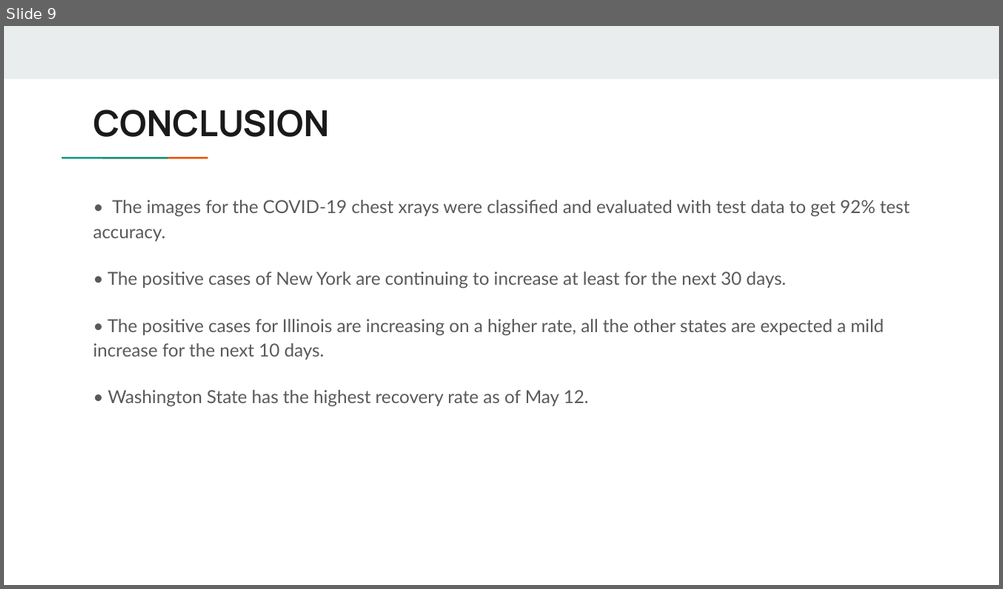
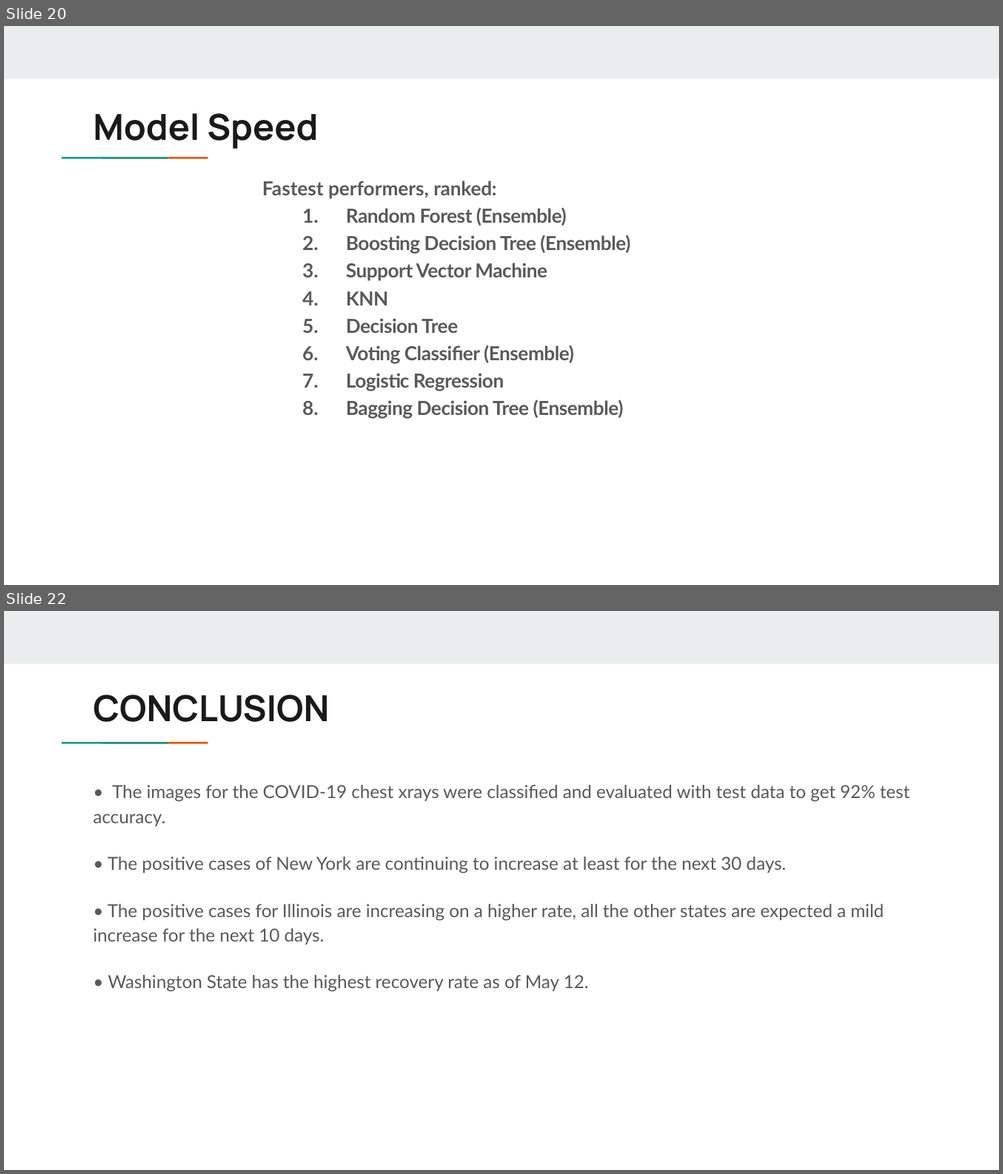
Before and after one commit to matthewshawnkehoe/Data-Science-Projects, a slide deck: Capstone Projects/Final_Capstone_NLP_Search_Recommendation/Recommender_System_Trip_Advisor.pptx. Shown one above the other, each under a label of ours: slide 9 before the commit, slides 20 and 22 after it; the slides between them are not shown. The pictures are 1003x589 and 1003x1174 pixels, drawn with LibreOffice and Linux fonts; fonts in the diff are those of the drawing. Boxes give left, top, right and bottom in pixels: in the first picture for what was removed or moved away, otherwise in the second. Text is boxed around its words. In the diff, an @@ line names an element or a change of style, - is before the commit and + after.

```diff
--- a/Capstone Projects/Final_Capstone_NLP_Search_Recommendation/Recommender_System_Trip_Advisor.pptx
+++ b/Capstone Projects/Final_Capstone_NLP_Search_Recommendation/Recommender_System_Trip_Advisor.pptx
@@ slide 20 added at (4,26,999,585), background #FFFFFF; not listed: 3 template elements that a slide beside it also shows @@
@@ title added at (93,113,318,149), 26 pt, text #1A1A1A, bold @@
+Model Speed
@@ text added at (262,181,630,419), 14 pt, text #595959, bold @@
+Fastest performers, ranked:
+1. Random Forest (Ensemble)
+2. Boosting Decision Tree (Ensemble)
+3. Support Vector Machine
+4. KNN
+5. Decision Tree
+6. Voting Classifier (Ensemble)
+7. Logistic Regression
+8. Bagging Decision Tree (Ensemble)
@@ what was slide 9 is now slide 22 @@
```
Also in this commit, not shown: 2 slides changed, 12 other slides added.
